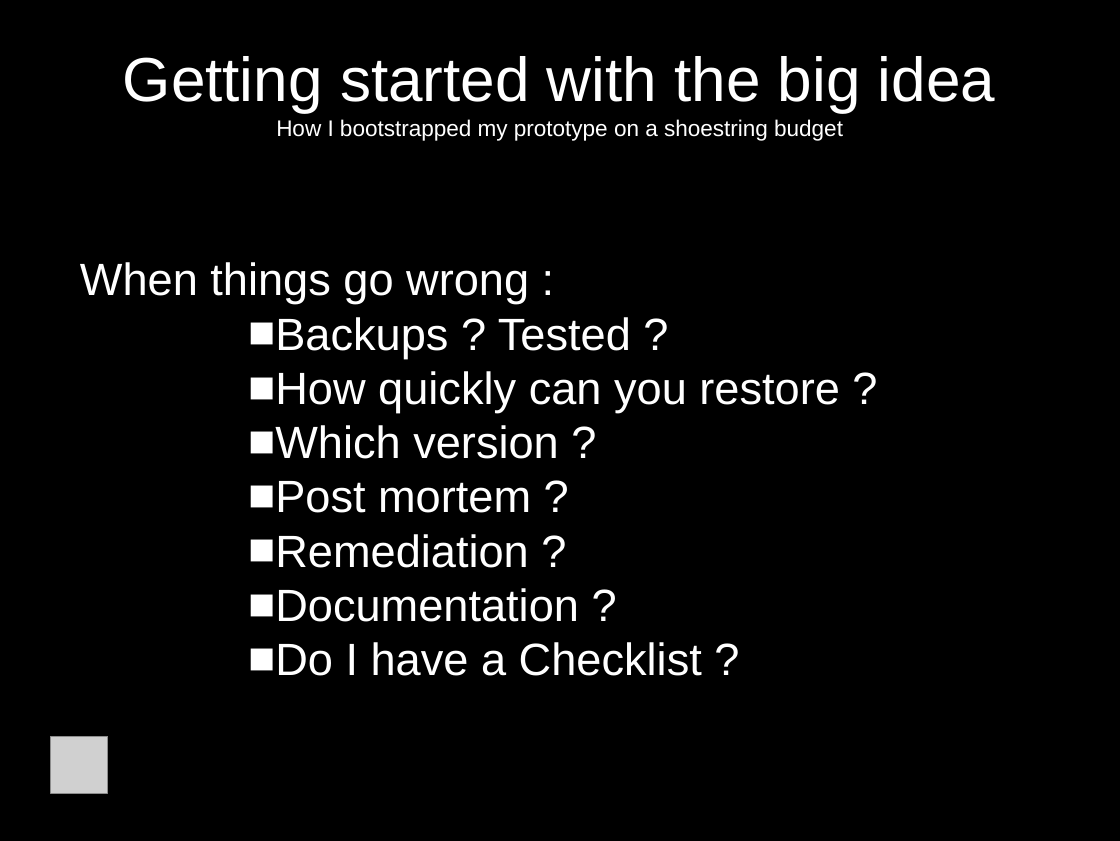
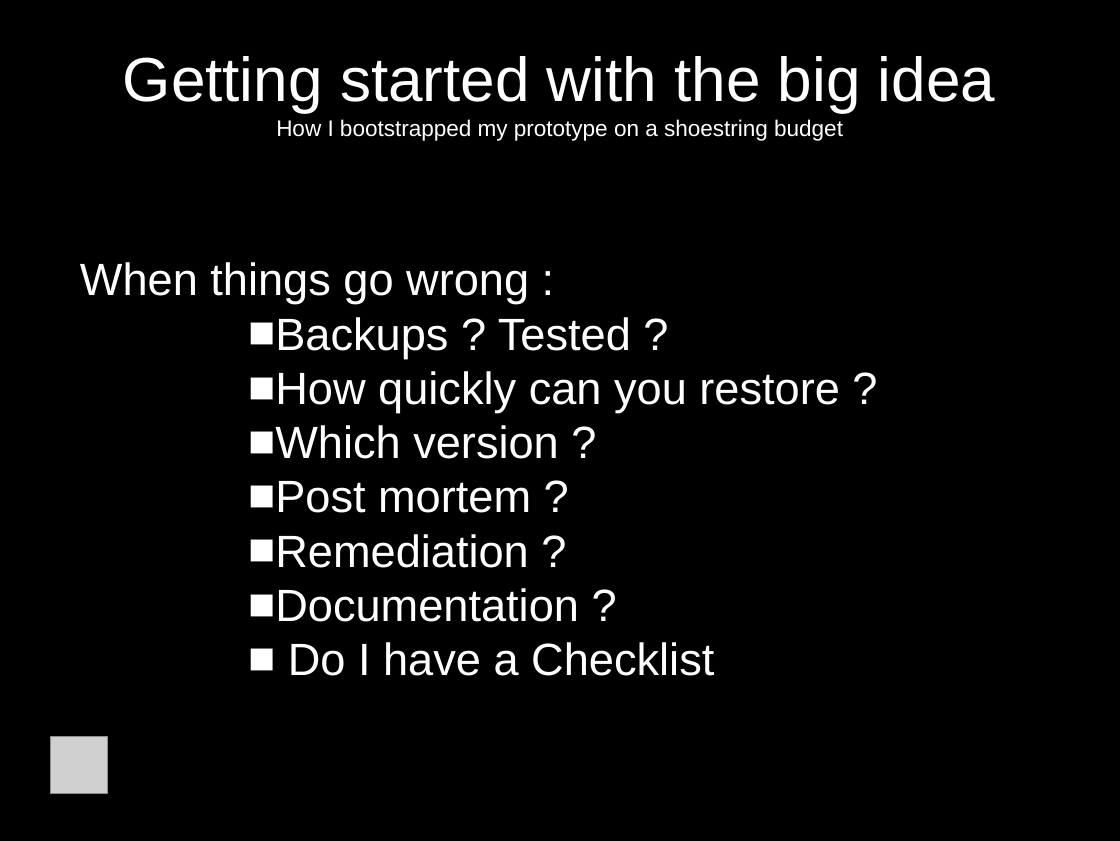
Before and after one commit to jcda/django-mvp-install-script, a slide deck: slide 16 of MVP-presentation-BD-Meetup.odp (slide 12 before the commit). Drawn at 1120x841 pixels with LibreOffice and Linux fonts; fonts in the diff are those of the drawing; grey boxes stand for pictures. Boxes give left, top, right and bottom in pixels: in the first picture for what was removed or moved away, otherwise in the second. Text is boxed around its words. In the diff, an @@ line names an element or a change of style, - is before the commit and + after.

```diff
--- a/MVP-presentation-BD-Meetup.odp
+++ b/MVP-presentation-BD-Meetup.odp
@@ subtitle at bbox=[288, 642, 714, 676]: text changed @@
-                ■ Do I have a Checklist ?
+                ■ Do I have a Checklist
```
Also in this commit, not shown: 11 other slides changed, 3 slides added, 2 other files.
